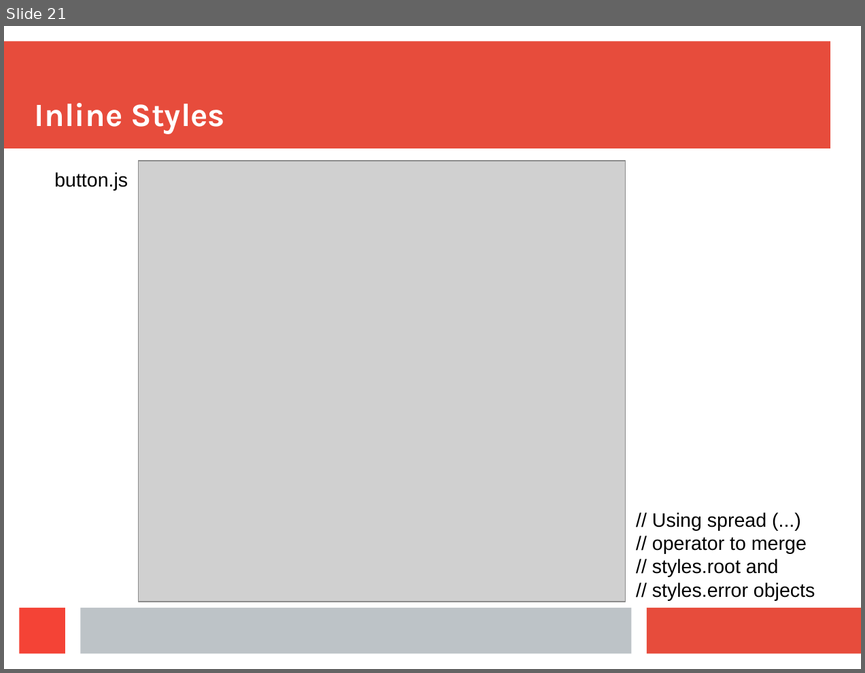
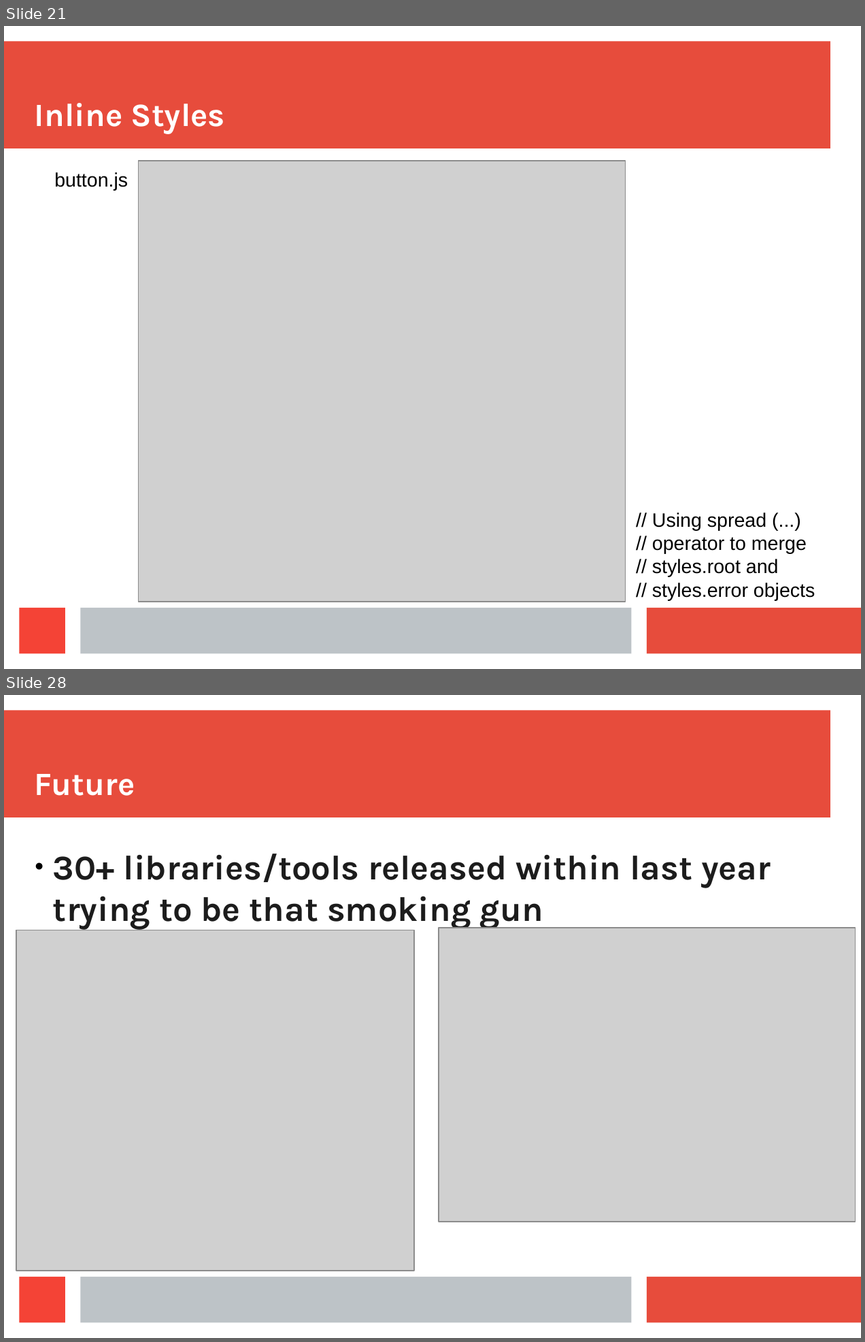
Before and after one commit to aruberto/styling-javascript-components, a slide deck: styling_react_components.odp. Shown one above the other, each under a label of ours: slide 21 before the commit, slides 21 and 28 after it; the slides between them are not shown. The pictures are 865x673 and 865x1342 pixels, drawn with LibreOffice and Linux fonts; fonts in the diff are those of the drawing; grey boxes stand for pictures. Boxes give left, top, right and bottom in pixels: in the first picture for what was removed or moved away, otherwise in the second. Text is boxed around its words. In the diff, an @@ line names an element or a change of style, - is before the commit and + after.

```diff
--- a/styling_react_components.odp
+++ b/styling_react_components.odp
@@ slide 28 added at [4,695,861,1338], background #FFFFFF; not listed: 4 template elements that a slide beside it also shows @@
@@ title added at [35,774,135,796], 30.1 pt, text #FFFFFF, bold @@
+Future
@@ text added at [53,853,770,929], 32 pt, text #1C1C1C, bold @@
+● 30+ libraries/tools released within last year trying to be that smoking gun
@@ picture added at [16,930,415,1270] @@
@@ picture added at [439,928,855,1221] @@
```
Also in this commit, not shown: 2 slides changed, 5 other slides added, 4 other files.
